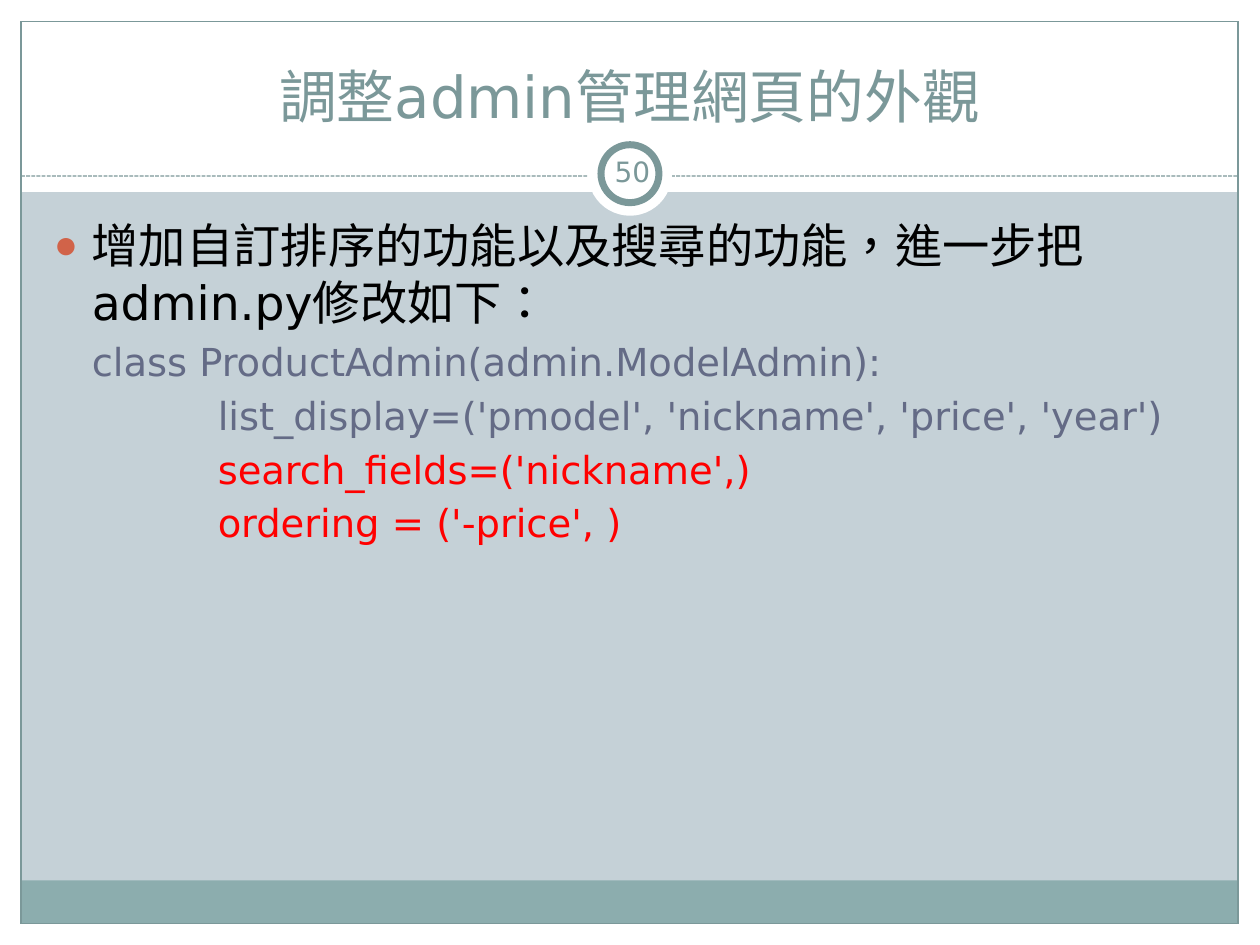
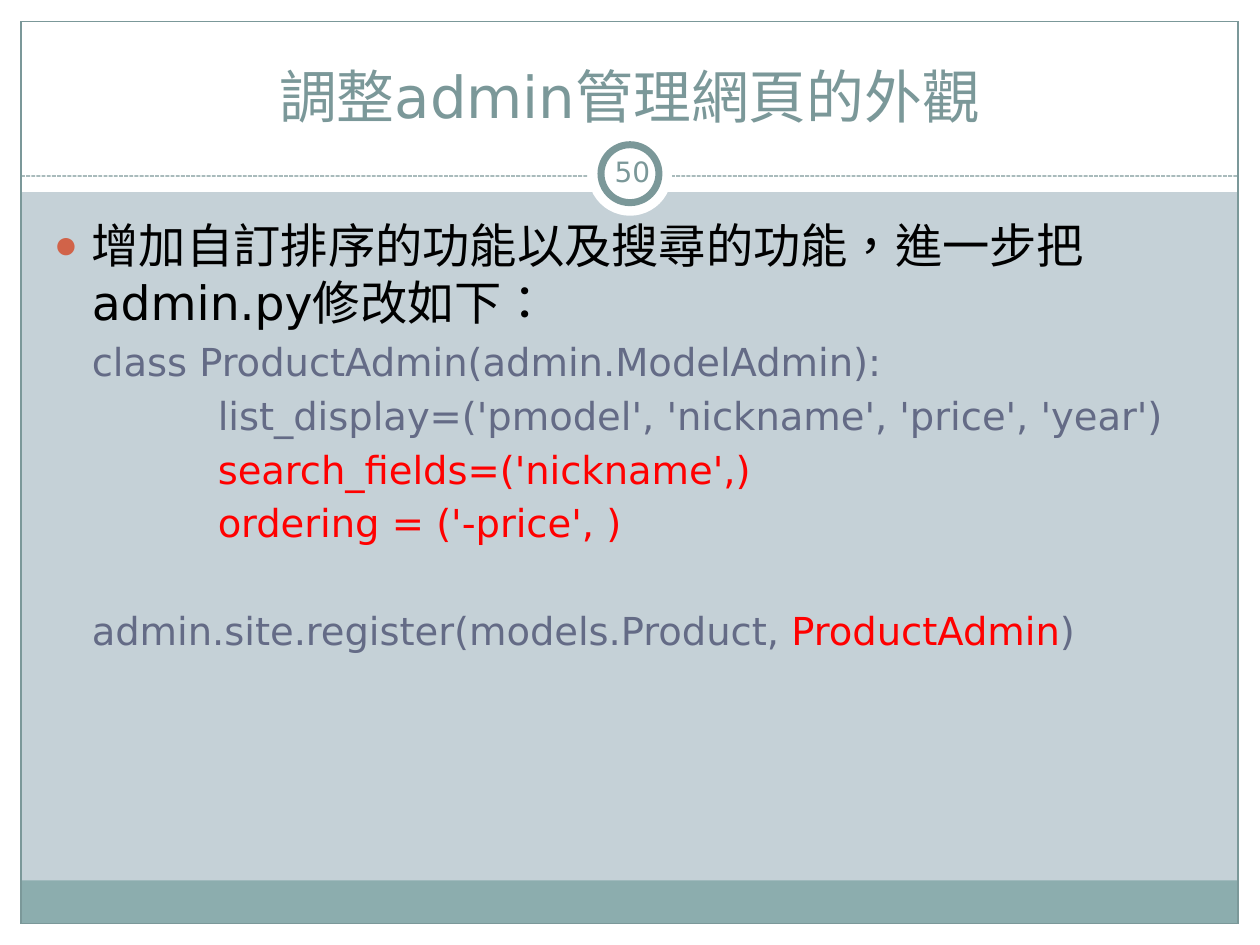
Before and after one commit to jacktea88/406django, a slide deck: slide 50 of ch07/Django4-ch07.pptx. Drawn at 1260x945 pixels with LibreOffice and Linux fonts; fonts in the diff are those of the drawing. Boxes give left, top, right and bottom in pixels: in the first picture for what was removed or moved away, otherwise in the second. Text is boxed around its words. In the diff, an @@ line names an element or a change of style, - is before the commit and + after.

Commit message:
update ch07 ppt

```diff
--- a/ch07/Django4-ch07.pptx
+++ b/ch07/Django4-ch07.pptx
@@ text at [92, 615, 1074, 653]: paragraph added @@
+  admin.site.register(models.Product, ProductAdmin)
```
